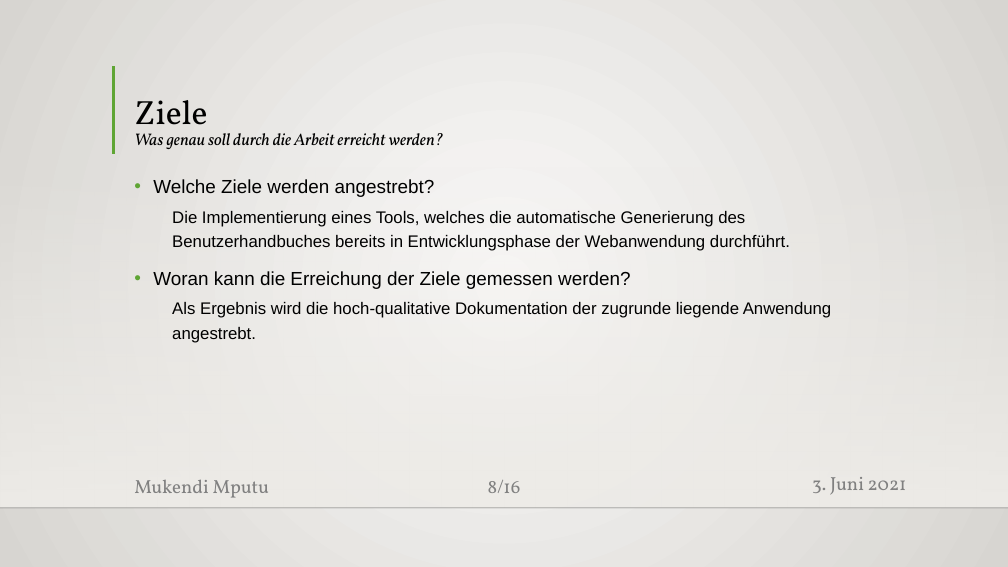
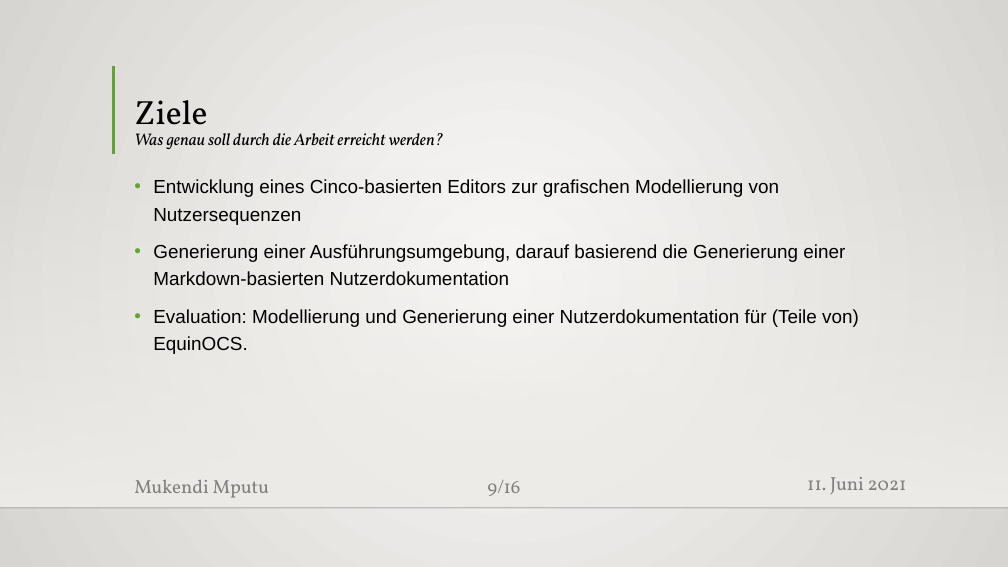
Before and after one commit to MukendiMputu/BachelorThesis, a slide deck: slide 9 of Proposalvortrag.pptx (slide 8 before the commit). Drawn at 1008x567 pixels with LibreOffice and Linux fonts; fonts in the diff are those of the drawing; background and template pictures are left out. Boxes give left, top, right and bottom in pixels: in the first picture for what was removed or moved away, otherwise in the second. Text is boxed around its words. In the diff, an @@ line names an element or a change of style, - is before the commit and + after.

```diff
--- a/Proposalvortrag.pptx
+++ b/Proposalvortrag.pptx
@@ text at (153,179,859,354): text changed; size 16 to 18 pt @@
-• Welche Ziele werden angestrebt?
-  Die Implementierung eines Tools, welches die automatische Generierung des Benutzerhandbuches bereits in Entwicklungsphase der Webanwendung durchführt.
-• Woran kann die Erreichung der Ziele gemessen werden?
-  Als Ergebnis wird die hoch-qualitative Dokumentation der zugrunde liegende Anwendung angestrebt.
+• Entwicklung eines Cinco-basierten Editors zur grafischen Modellierung von Nutzersequenzen
+• Generierung einer Ausführungsumgebung, darauf basierend die Generierung einer Markdown-basierten Nutzerdokumentation
+• Evaluation: Modellierung und Generierung einer Nutzerdokumentation für (Teile von) EquinOCS.
@@ text at (807,477,907,495): text changed @@
-3. Juni 2021
+11. Juni 2021
@@ page number at (487,480,520,496): text changed @@
-8/16
+9/16
```
Also in this commit, not shown: 10 other slides changed, 2 slides added, 2 slides removed, 1 other file.
